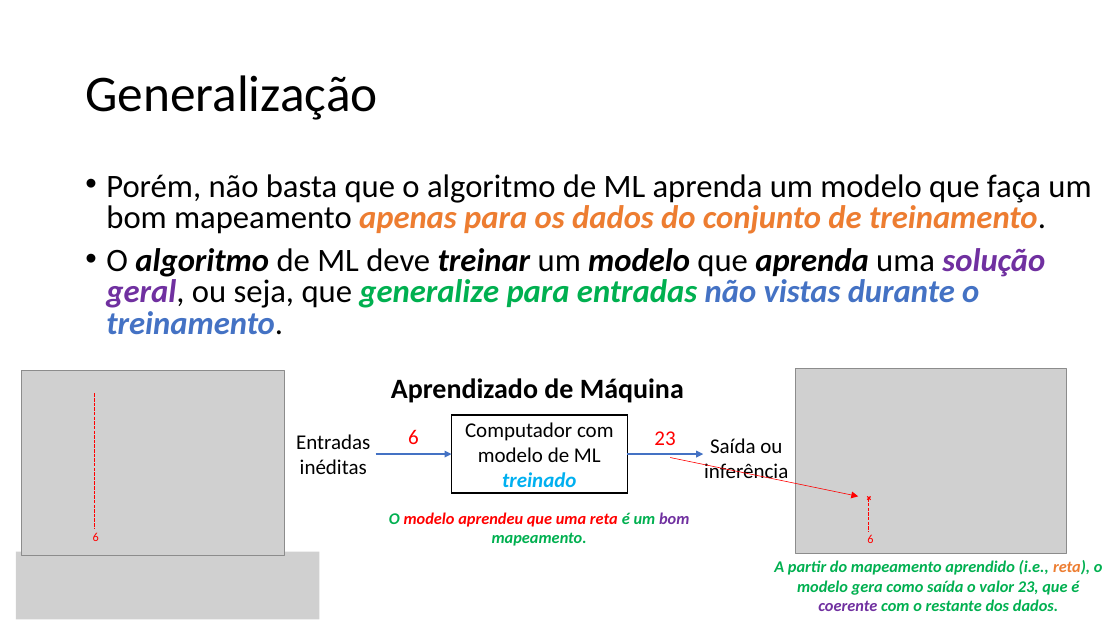
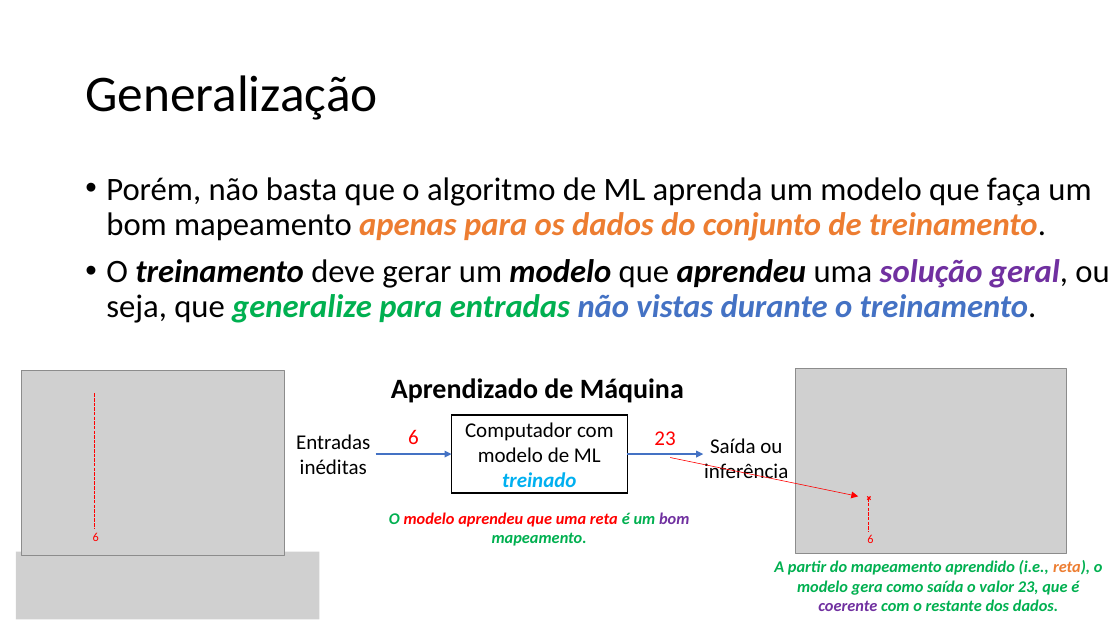
Before and after one commit to zz4fap/t319_aprendizado_de_maquina, a slide deck: slide 23 of slides/T319_Introdução.pptx (slide 22 before the commit). Drawn at 1120x630 pixels with LibreOffice and Linux fonts; fonts in the diff are those of the drawing; grey boxes stand for pictures. Boxes give left, top, right and bottom in pixels: in the first picture for what was removed or moved away, otherwise in the second. Text is boxed around its words. In the diff, an @@ line names an element or a change of style, - is before the commit and + after.

```diff
--- a/slides/T319_Introdução.pptx
+++ b/slides/T319_Introdução.pptx
@@ text at [106, 177, 1091, 241]: line spacing 0.8 to 0.9 @@
@@ text at [106, 259, 1109, 323]: text changed @@
-• O algoritmo de ML deve treinar um modelo que aprenda uma solução geral, ou seja, que generalize para entradas não vistas durante o treinamento.
+• O treinamento deve gerar um modelo que aprendeu uma solução geral, ou seja, que generalize para entradas não vistas durante o treinamento.
```
Also in this commit, not shown: 21 other slides changed, 3 slides added, 5 slides removed, 1 other file.
